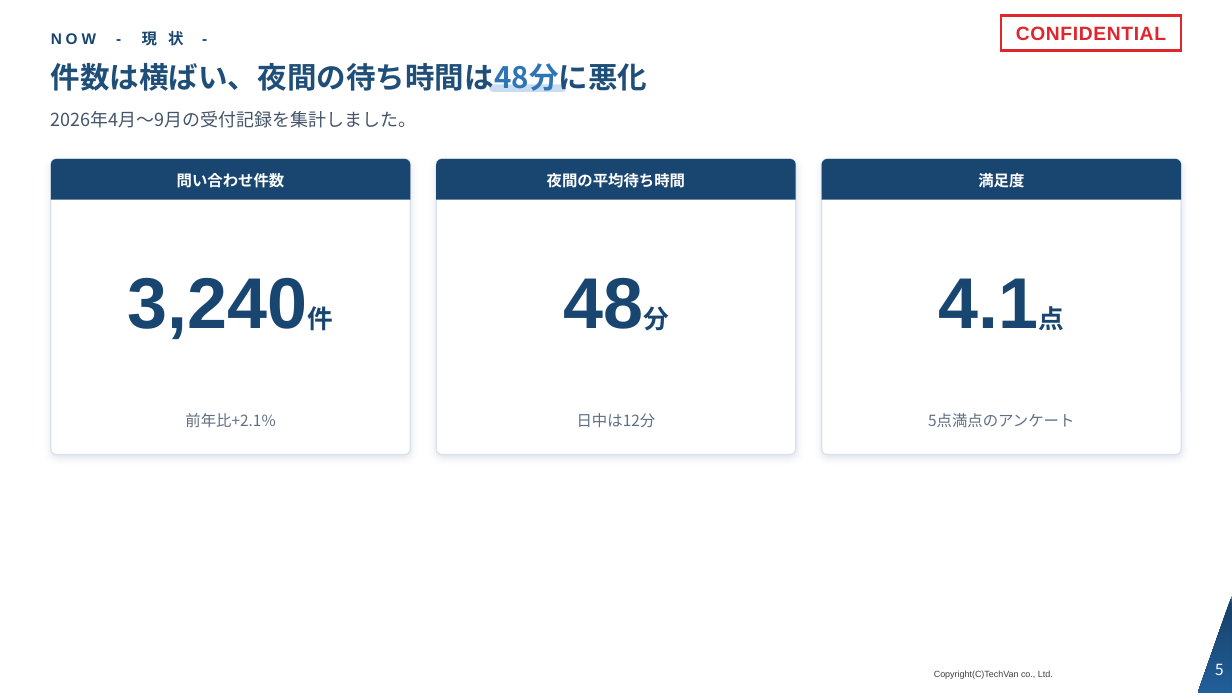
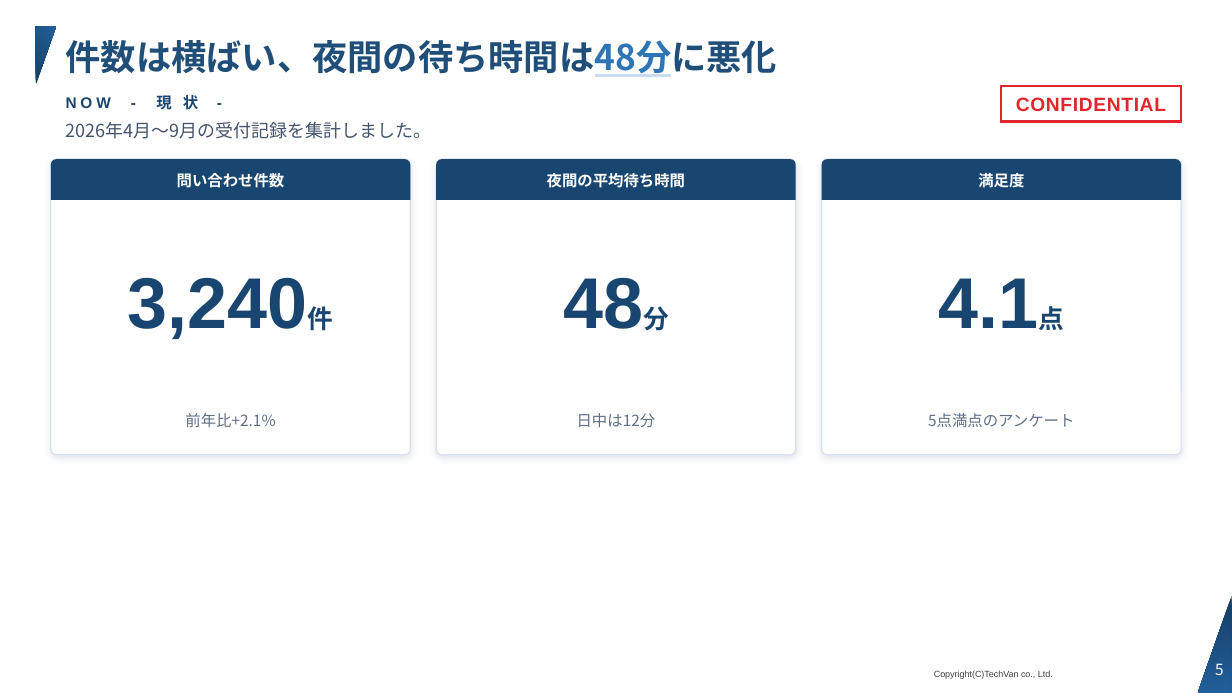
Before and after one commit to Kishi-Satoshi/slide-techvan-dist, a slide deck: slide 5 of plugins/slide-techvan/skills/slide-techvan/examples/catalog-techvan.pptx. Drawn at 1232x693 pixels with LibreOffice and Linux fonts; fonts in the diff are those of the drawing; background and template pictures are left out. Boxes give left, top, right and bottom in pixels: in the first picture for what was removed or moved away, otherwise in the second. Text is boxed around its words. In the diff, an @@ line names an element or a change of style, - is before the commit and + after.

```diff
--- a/plugins/slide-techvan/skills/slide-techvan/examples/catalog-techvan.pptx
+++ b/plugins/slide-techvan/skills/slide-techvan/examples/catalog-techvan.pptx
@@ right triangle added at <box>36,27,56,85</box>, fill gradient #163E64 to #215F9A @@
@@ title "件数は横ばい、夜間の待ち時間は48分に悪化": place and size @@
-title "件数は横ばい、夜間の待ち時間は48分に悪化" at <box>51,63,648,92</box>
+title "件数は横ばい、夜間の待ち時間は48分に悪化" at <box>66,40,778,77</box>
@@ title "件数は横ばい、夜間の待ち時間は48分に悪化" at <box>66,40,778,77</box>: size 23 to 27.5 pt; underline on in "件数は横ばい、夜間の待ち時間は48分に悪化" @@
@@ rounded rectangle removed at <box>489,84,567,91</box> @@
@@ rectangle "CONFIDENTIAL": place and size @@
-rectangle "CONFIDENTIAL" at <box>1001,16,1181,51</box>
+rectangle "CONFIDENTIAL" at <box>1001,86,1181,121</box>
@@ text "2026年4月〜9月の受付記録を集計しました。": place and size @@
-text "2026年4月〜9月の受付記録を集計しました。" at <box>51,111,417,128</box>
+text "2026年4月〜9月の受付記録を集計しました。" at <box>66,122,432,139</box>
@@ text "NOW - 現 状 -": place and size @@
-text "NOW - 現 状 -" at <box>51,29,183,49</box>
+text "NOW - 現 状 -" at <box>66,93,198,113</box>
```
Also in this commit, not shown: 21 other slides changed, 24 other files.
